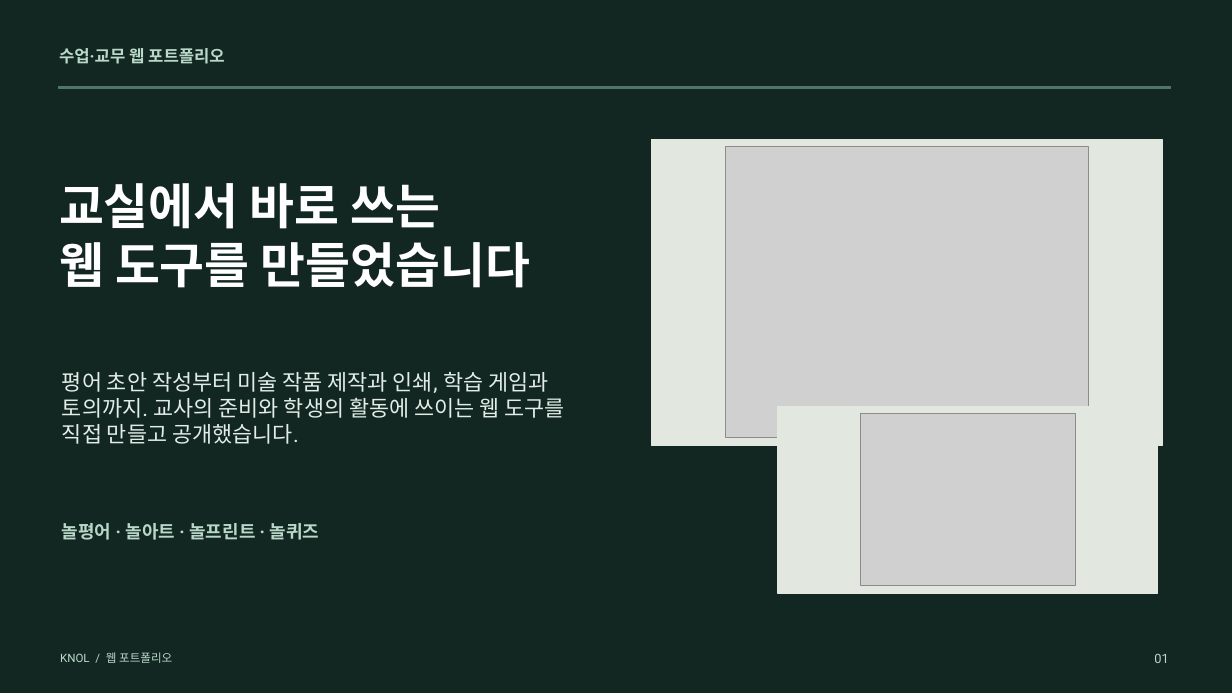
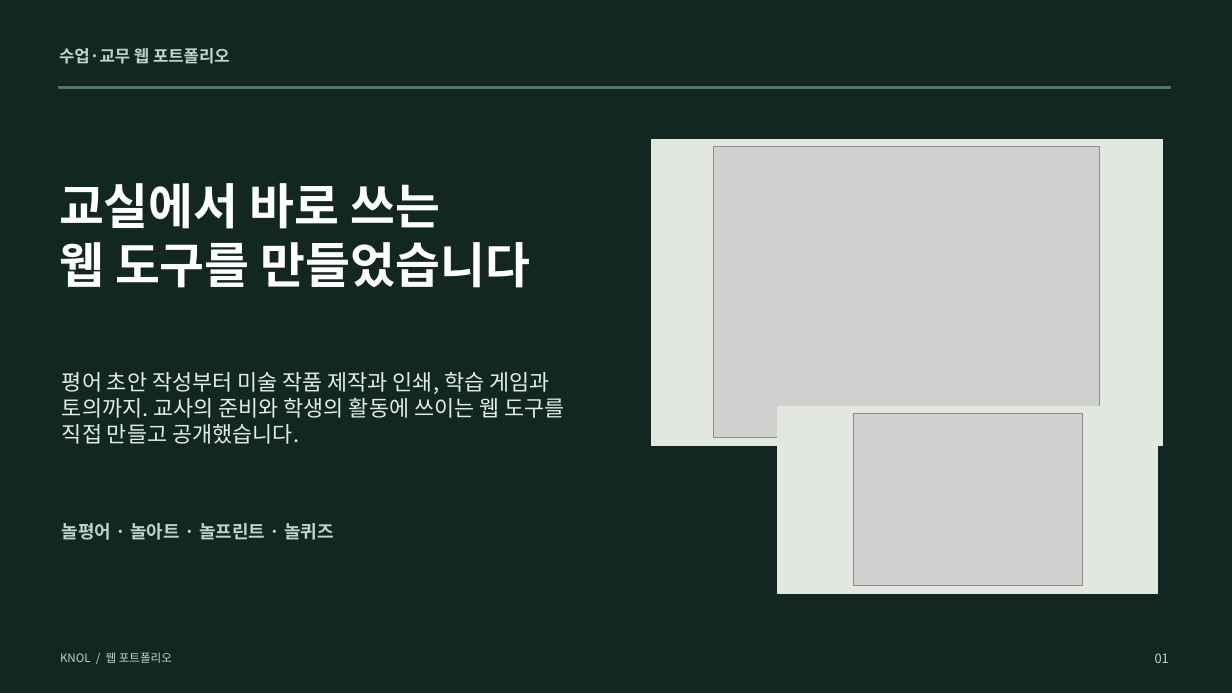
Before and after one commit to LUCKYBRIDGE/i-scream, a slide deck: slide 1 of deliverables/knol-portfolio.pptx. Drawn at 1232x693 pixels with LibreOffice and Linux fonts; fonts in the diff are those of the drawing; grey boxes stand for pictures. Boxes give left, top, right and bottom in pixels: in the first picture for what was removed or moved away, otherwise in the second. Text is boxed around its words. In the diff, an @@ line names an element or a change of style, - is before the commit and + after.

```diff
--- a/deliverables/knol-portfolio.pptx
+++ b/deliverables/knol-portfolio.pptx
@@ picture: place and size @@
-picture at (726,147,1089,438)
+picture at (714,147,1101,438)
@@ picture: place and size @@
-picture at (860,414,1075,586)
+picture at (854,414,1082,586)
@@ font Roboto to Noto Sans CJK KR in 4 elements at (59,45,230,67), (62,523,334,540), (60,652,172,663), (1155,653,1169,663) @@
```
Also in this commit, not shown: 8 other slides changed, 8 other files.
